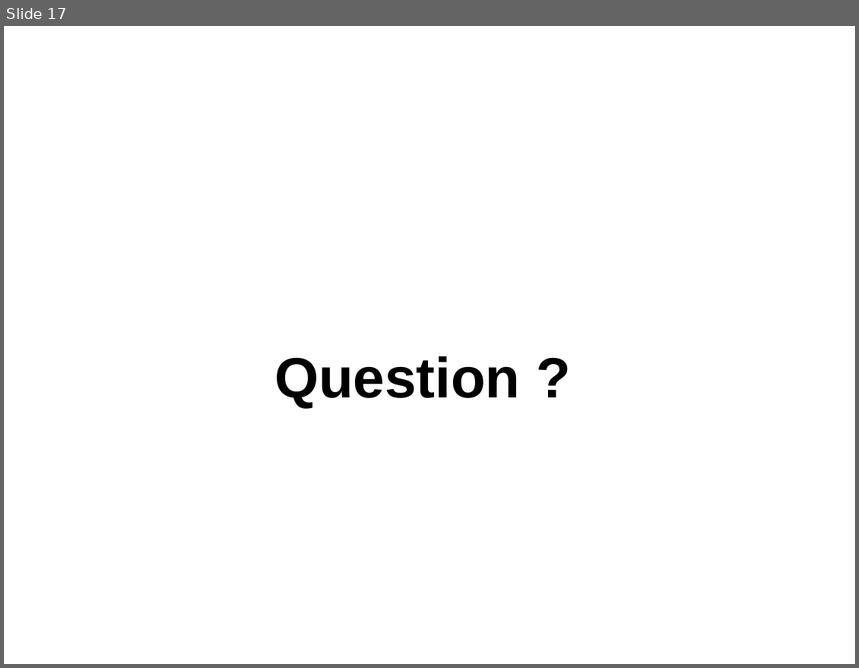
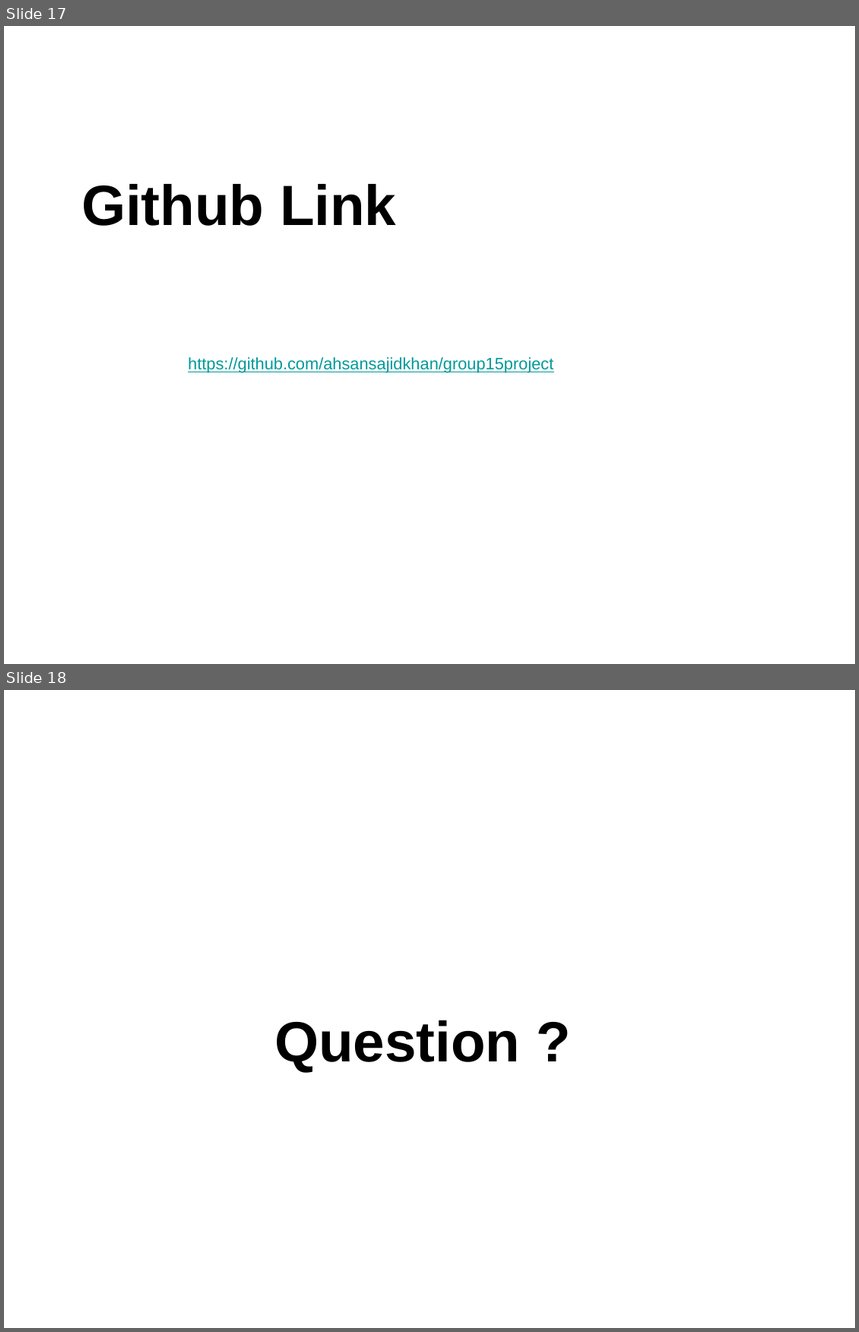
Before and after one commit to ahsansajidkhan/group15project, a slide deck: Canadian Climate Action Tracker_Ahsan_Ajmery_Nafisa_Li_Liu.pptx. Shown one above the other, each under a label of ours: slide 17 before the commit, slides 17 and 18 after it. The pictures are 859x668 and 859x1332 pixels, drawn with LibreOffice and Linux fonts; fonts in the diff are those of the drawing; background and template pictures are left out. Boxes give left, top, right and bottom in pixels: in the first picture for what was removed or moved away, otherwise in the second. Text is boxed around its words. In the diff, an @@ line names an element or a change of style, - is before the commit and + after.

Commit message:
Update of Presentation

```diff
--- a/Canadian Climate Action Tracker_Ahsan_Ajmery_Nafisa_Li_Liu.pptx
+++ b/Canadian Climate Action Tracker_Ahsan_Ajmery_Nafisa_Li_Liu.pptx
@@ slide 17 added at (4, 26, 855, 664), background picture (left out) @@
@@ title added at (82, 184, 396, 226), 48 pt, text #000000, bold @@
+Github Link
@@ text added at (188, 357, 553, 373), 14 pt, text #009999, underline @@
+https://github.com/ahsansajidkhan/group15project
@@ what was slide 17 is now slide 18 @@
```
